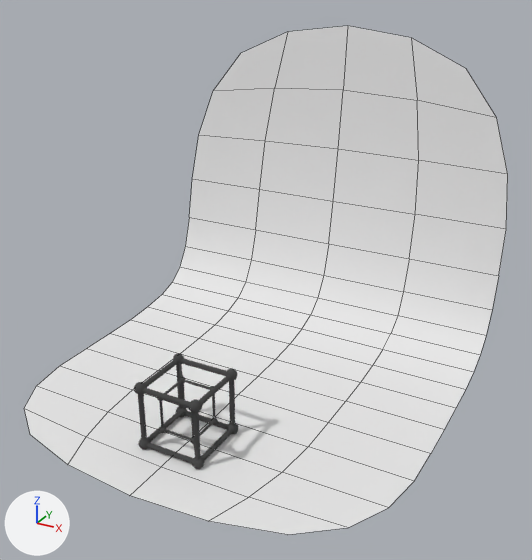
A saved change to the Blender file sketch/gnome-boxes-wire.blend.
Both versions are drawn from a 50 mm camera at (5.67, -7.25, 6.95) aimed at (0.29, 2.54, 2.06). The lights are fixed; the arrows at lower left show +X, +Y and +Z. Mesh edges are drawn as thin lines on the coarser meshes.
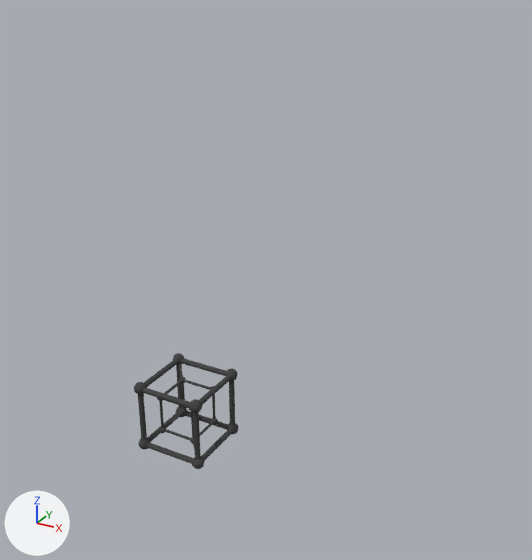
Commit message: / ‘sketch/gnome-boxes-wire.blend’ / ‘sketch/gnome-boxes-wire.blend1’ / ‘sketch/gnome-boxes-wire.blend2’

What differs and where, as boxes [x1, y1, x2, y2] in the pictures (532 x 560 px):
'Plane', hidden: before [24, 26, 508, 534]

The change, as a diff of the scene's bpy script:
```diff
--- a/sketch/gnome-boxes-wire.blend.py
+++ b/sketch/gnome-boxes-wire.blend.py
@@ ob_plane @@
 _m = ob_plane.modifiers.new('Subsurf', 'SUBSURF')
+ob_plane.hide_set(True)  # its collection is switched off
```
